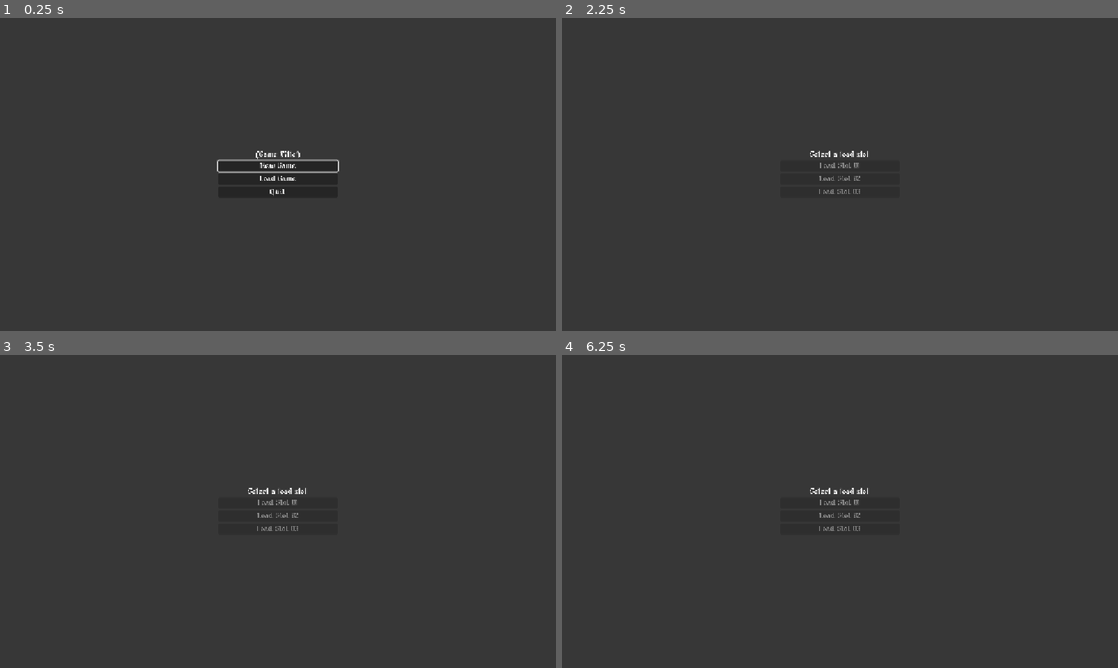
Above: before the commit, frames 1-4 (two rows, left to right).
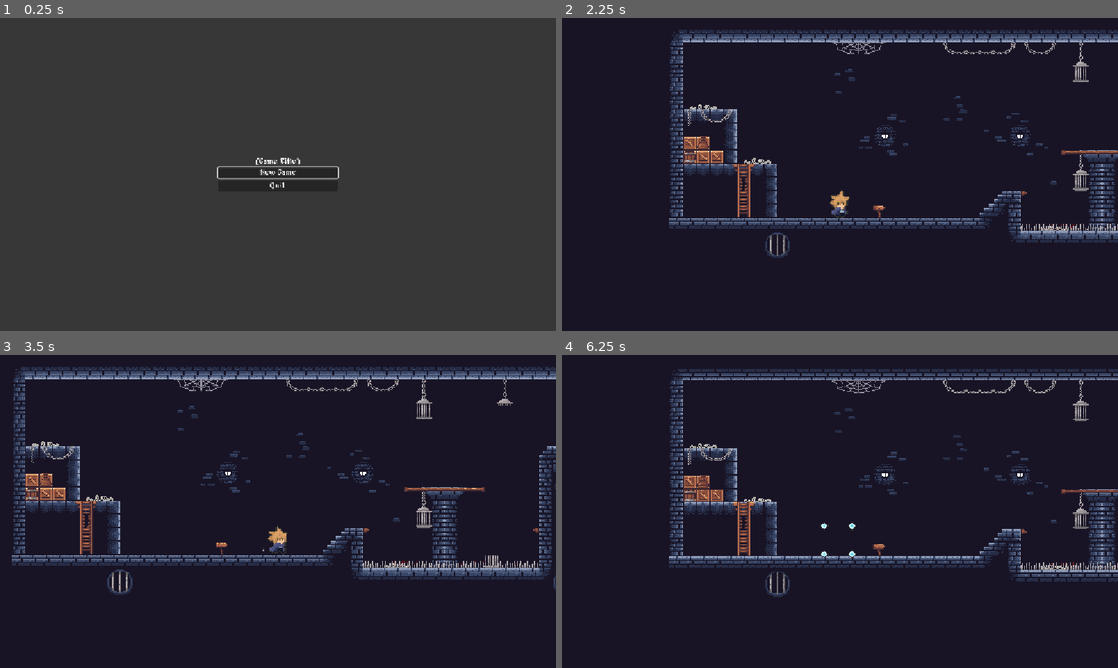
Above: after the commit, the same moments.

Repository: keanujahncke/roguelike_platformer
Game: Godot game, scene res://title_screen/title_screen.tscn
The game is run twice, just before and just after one commit, with the same random seed, the same clock (stepped at 60 frames per second) and the same inputs.
Inputs (mouse positions are in pixels of both pictures, inside the frame that each line leads up to):
- Up to frame 1 (0.25 s): no input
- Up to frame 2 (2.25 s): click (840, 177) at 0.5 s, where only the run before the commit has a clickable "Load Game"; click (840, 171) at 1.25 s, where only the run after the commit has a clickable "New Game"; click (840, 165) at 2 s, where only the run after the commit has a clickable "New Slot 01"
- Up to frame 3 (3.5 s): hold D (move_right) from 2.78 s (still down); tap Shift (dash) at 2.85 s; tap W (move_up) at 3.02 s
- Up to frame 4 (6.25 s): tap Shift (dash) every 0.75 s from 3.6 to 5.85 s; tap W (move_up) at 3.77, 5.27, 6.02 s; release D (move_right) at 4.28 s; hold A (move_left) 4.28-5.03 s; hold D (move_right) from 5.03 s (still down)

The runs differ from the first frame. In frame 1, 0.9% of the frame differs, in the area x 39-61%, y 42-57%; in frame 2, 96%; in frame 3, 96%; in frame 4, 97%, in the area x 0-100%, y 0-100%.

Commit message:
removed load option

Diff:
--- a/title_screen/title_screen.gd
+++ b/title_screen/title_screen.gd
@@ -12,23 +12,14 @@
 @onready var new_slot_02 = %NewSlot02
 @onready var new_slot_03 = %NewSlot03
 
-@onready var load_slot_01 = %LoadSlot01
-@onready var load_slot_02 = %LoadSlot02
-@onready var load_slot_03 = %LoadSlot03
-
 func _ready() -> void:
 	new_game_button.pressed.connect(show_new_game_menu)
-	load_game_button.pressed.connect(show_load_game_menu)
 	quit_game_button.pressed.connect(_on_quit_pressed)
 
 
 	new_slot_01.pressed.connect(_on_new_game_pressed.bind(0))
 	new_slot_02.pressed.connect(_on_new_game_pressed.bind(1))
 	new_slot_03.pressed.connect(_on_new_game_pressed.bind(2))
-
-	load_slot_01.pressed.connect(_on_load_game_pressed.bind(0))
-	load_slot_02.pressed.connect(_on_load_game_pressed.bind(1))
-	load_slot_03.pressed.connect(_on_load_game_pressed.bind(2))
 
 	show_main_menu()
 
@@ -40,25 +31,12 @@
 func show_main_menu() -> void:
 	main_menu.visible = true
 	new_game_menu.visible = false
-	load_game_menu.visible = false
 	new_game_button.grab_focus()
 
 func show_new_game_menu() -> void:
 	main_menu.visible = false
 	new_game_menu.visible = true
-	load_game_menu.visible = false
 	new_slot_01.grab_focus()
-
-func show_load_game_menu() -> void:
-	main_menu.visible = false
-	new_game_menu.visible = false
-	load_game_menu.visible = true
-
-	load_slot_01.disabled = not save_manager.save_slot_exists(0)
-	load_slot_02.disabled = not save_manager.save_slot_exists(1)
-	load_slot_03.disabled = not save_manager.save_slot_exists(2)
-
-	load_slot_01.grab_focus()
 
 
 func _on_new_game_pressed(slot: int) -> void:
--- a/title_screen/title_screen.tscn
+++ b/title_screen/title_screen.tscn
@@ -48,11 +48,6 @@
 layout_mode = 2
 text = "New Game"
 
-[node name="LoadGameButton" type="Button" parent="Control/MainMenu" unique_id=1881636912]
-unique_name_in_owner = true
-layout_mode = 2
-text = "Load Game"
-
 [node name="QuitGameButton" type="Button" parent="Control/MainMenu" unique_id=447272607]
 unique_name_in_owner = true
 layout_mode = 2
@@ -93,39 +88,3 @@
 unique_name_in_owner = true
 layout_mode = 2
 text = "New Slot 03"
-
-[node name="LoadGameMenu" type="VBoxContainer" parent="Control" unique_id=773528607]
-unique_name_in_owner = true
-visible = false
-layout_mode = 1
-anchors_preset = 8
-anchor_left = 0.5
-anchor_top = 0.5
-anchor_right = 0.5
-anchor_bottom = 0.5
-offset_left = -124.0
-offset_top = -25.0
-offset_right = 124.0
-offset_bottom = 25.0
-grow_horizontal = 2
-grow_vertical = 2
-
-[node name="Label" type="Label" parent="Control/LoadGameMenu" unique_id=551541472]
-layout_mode = 2
-text = "Select a load slot"
-horizontal_alignment = 1
-
-[node name="LoadSlot01" type="Button" parent="Control/LoadGameMenu" unique_id=1681369532]
-unique_name_in_owner = true
-layout_mode = 2
-text = "Load Slot 01"
-
-[node name="LoadSlot02" type="Button" parent="Control/LoadGameMenu" unique_id=1604722305]
-unique_name_in_owner = true
-layout_mode = 2
-text = "Load Slot 02"
-
-[node name="LoadSlot03" type="Button" parent="Control/LoadGameMenu" unique_id=111872457]
-unique_name_in_owner = true
-layout_mode = 2
-text = "Load Slot 03"
